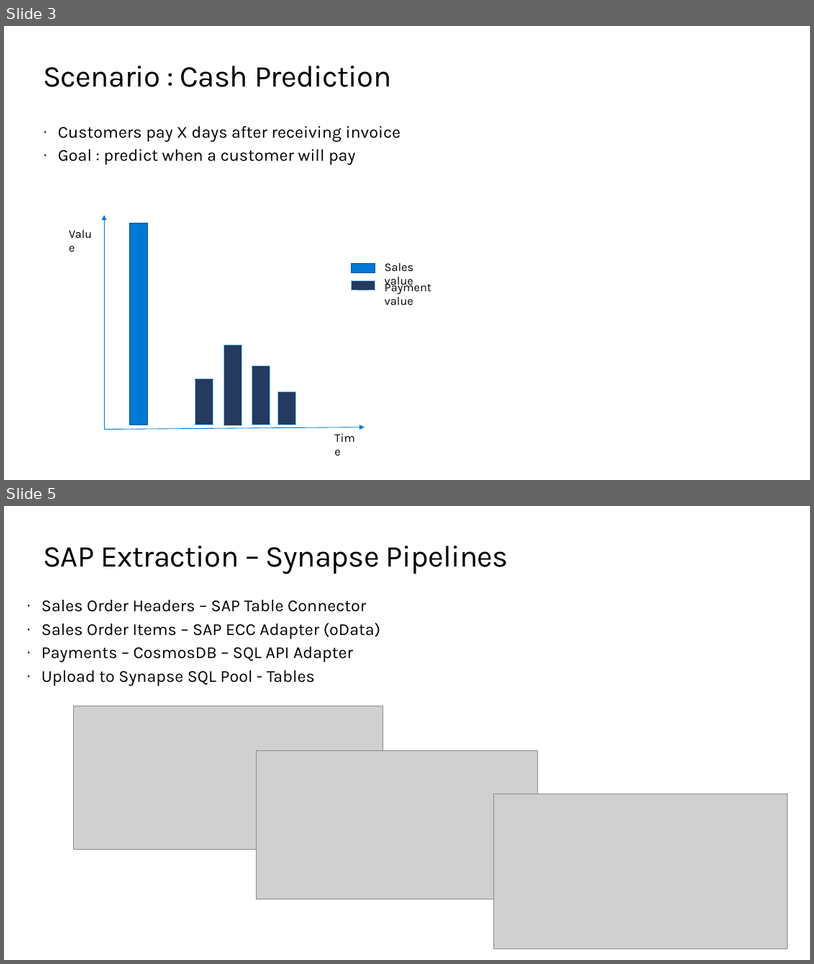
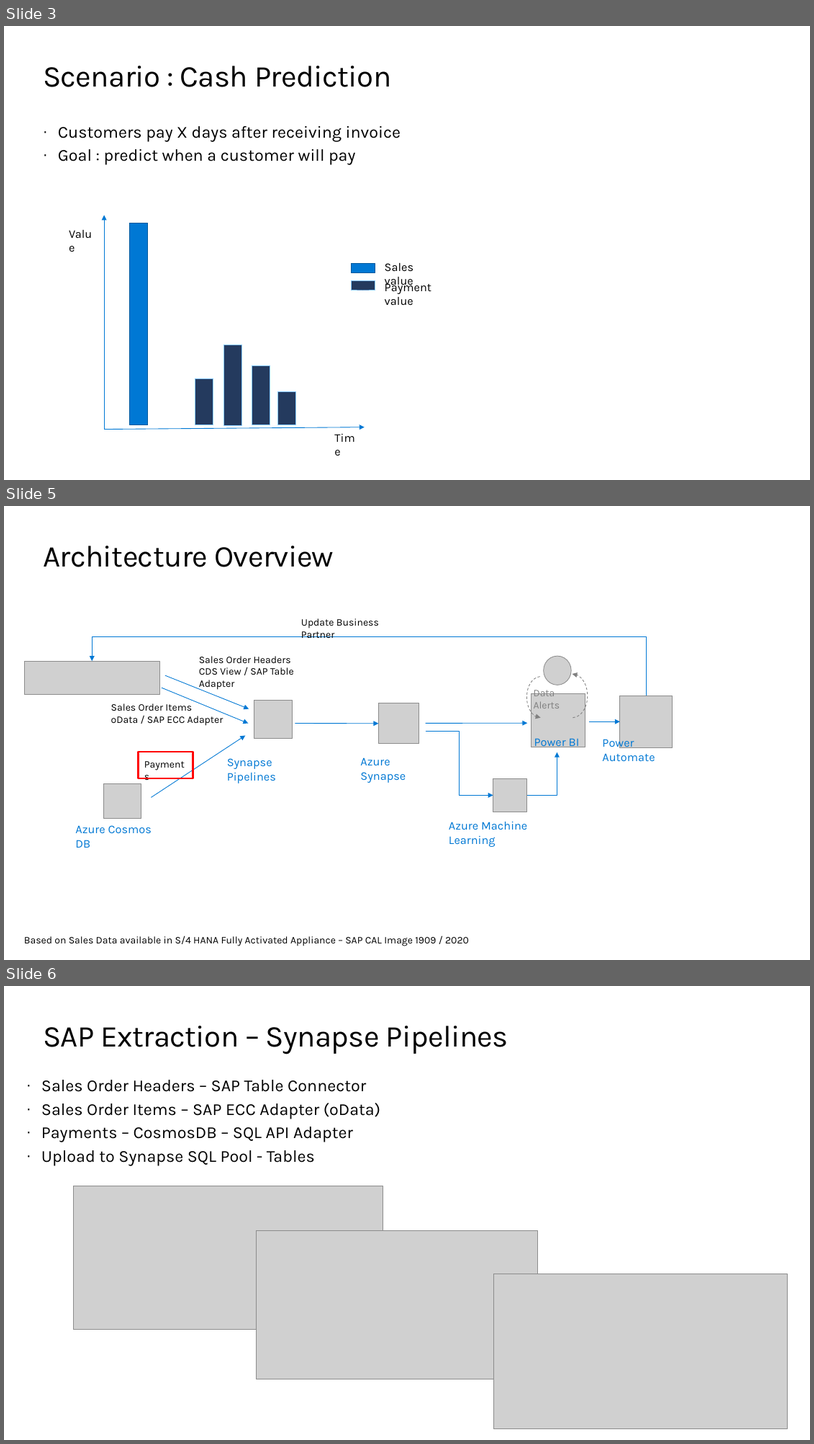
Before and after one commit to thzandvl/microhack-sap-data, a slide deck: SAP-Data-MicroHack.pptx. Shown one above the other, each under a label of ours: slides 3 and 5 before the commit, slides 3, 5 and 6 after it; the slides between them are not shown. The pictures are 814x964 and 814x1444 pixels, drawn with LibreOffice and Linux fonts; fonts in the diff are those of the drawing; grey boxes stand for pictures; background and template pictures are left out. Boxes give left, top, right and bottom in pixels: in the first picture for what was removed or moved away, otherwise in the second. Text is boxed around its words. In the diff, an @@ line names an element or a change of style, - is before the commit and + after.

```diff
--- a/SAP-Data-MicroHack.pptx
+++ b/SAP-Data-MicroHack.pptx
@@ slide 5 added at (4, 506, 810, 960), background #FFFFFF @@
@@ title added at (43, 546, 334, 567), 36 pt, text #000000 @@
+Architecture Overview
@@ text added at (301, 618, 379, 638), 12 pt, text #000000 @@
+Update Business Partner
@@ elbow arrow added from (646, 695) to (93, 661), #0078D4 0.75 pt @@
@@ text added at (199, 656, 294, 690), 12 pt, text #000000 @@
+Sales Order Headers
+CDS View / SAP Table Adapter
@@ picture added at (544, 656, 572, 685) @@
@@ picture added at (25, 661, 160, 694) @@
@@ arrow added from (165, 675) to (249, 708), #0078D4 0.75 pt @@
@@ arc (boxed as its full ellipse) added at (527, 677, 555, 718), outline #808080 0.75 pt dashed @@
@@ arc (boxed as its full ellipse) added at (557, 674, 588, 718), outline #808080 0.75 pt dashed @@
@@ arrow added from (162, 687) to (248, 723), #0078D4 0.75 pt @@
@@ picture added at (532, 693, 585, 747) @@
@@ text added at (534, 687, 561, 708), 12 pt, text #808080 @@
+Data Alerts
@@ picture added at (620, 695, 672, 747) @@
@@ text added at (111, 703, 224, 726), 12 pt, text #000000 @@
+Sales Order Items
+oData / SAP ECC Adapter
@@ picture added at (255, 700, 293, 738) @@
@@ picture added at (379, 703, 419, 744) @@
@@ arrow added from (589, 721) to (620, 721), #0078D4 0.75 pt @@
@@ arrow added from (151, 797) to (245, 735), #0078D4 0.75 pt @@
@@ arrow added from (296, 723) to (379, 723), #0078D4 0.75 pt @@
@@ elbow arrow added from (426, 731) to (494, 795), #0078D4 0.75 pt @@
@@ arrow added from (426, 723) to (528, 723), #0078D4 0.75 pt @@
@@ text added at (535, 738, 580, 749), 14 pt, text #0078D4 @@
+Power BI
@@ text added at (602, 736, 655, 761), 14 pt, text #0078D4 @@
+Power Automate
@@ text added at (139, 754, 191, 773), 12 pt, text #000000 @@
+Payments
@@ rectangle added at (139, 752, 193, 778), outline #FF0000 2.25 pt @@
@@ text added at (227, 758, 276, 783), 14 pt, text #0078D4 @@
+Synapse Pipelines
@@ text added at (360, 757, 406, 782), 14 pt, text #0078D4 @@
+Azure Synapse
@@ elbow arrow added from (527, 795) to (558, 752), #0078D4 0.75 pt @@
@@ picture added at (104, 784, 142, 818) @@
@@ picture added at (494, 778, 527, 811) @@
@@ text added at (75, 825, 152, 847), 14 pt, text #0078D4 @@
+Azure Cosmos DB
@@ text added at (449, 821, 527, 847), 14 pt, text #0078D4 @@
+Azure Machine Learning
@@ text added at (24, 935, 469, 946), 12 pt, text #000000 @@
+Based on Sales Data available in S/4 HANA Fully Activated Appliance – SAP CAL Image 1909 / 2020
@@ what was slide 5 is now slide 6 @@
```
Also in this commit, not shown: 1 slide changed.
